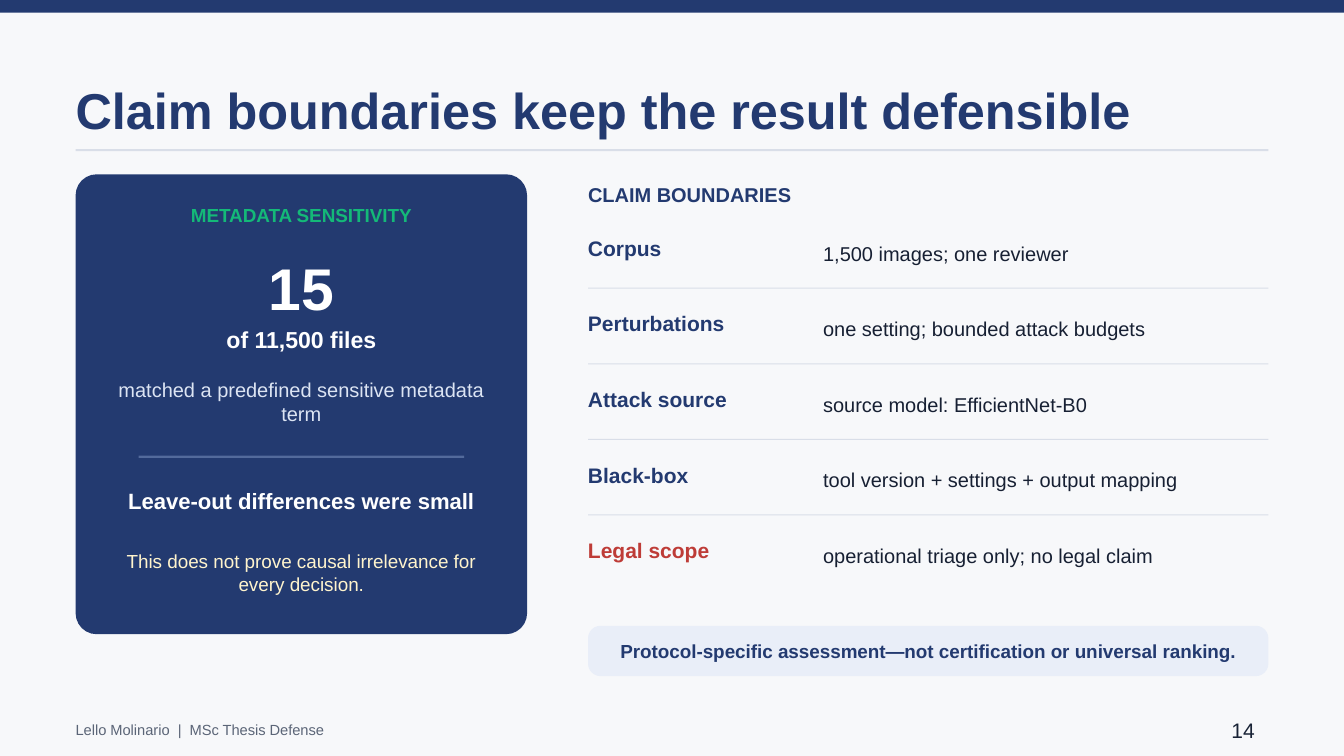
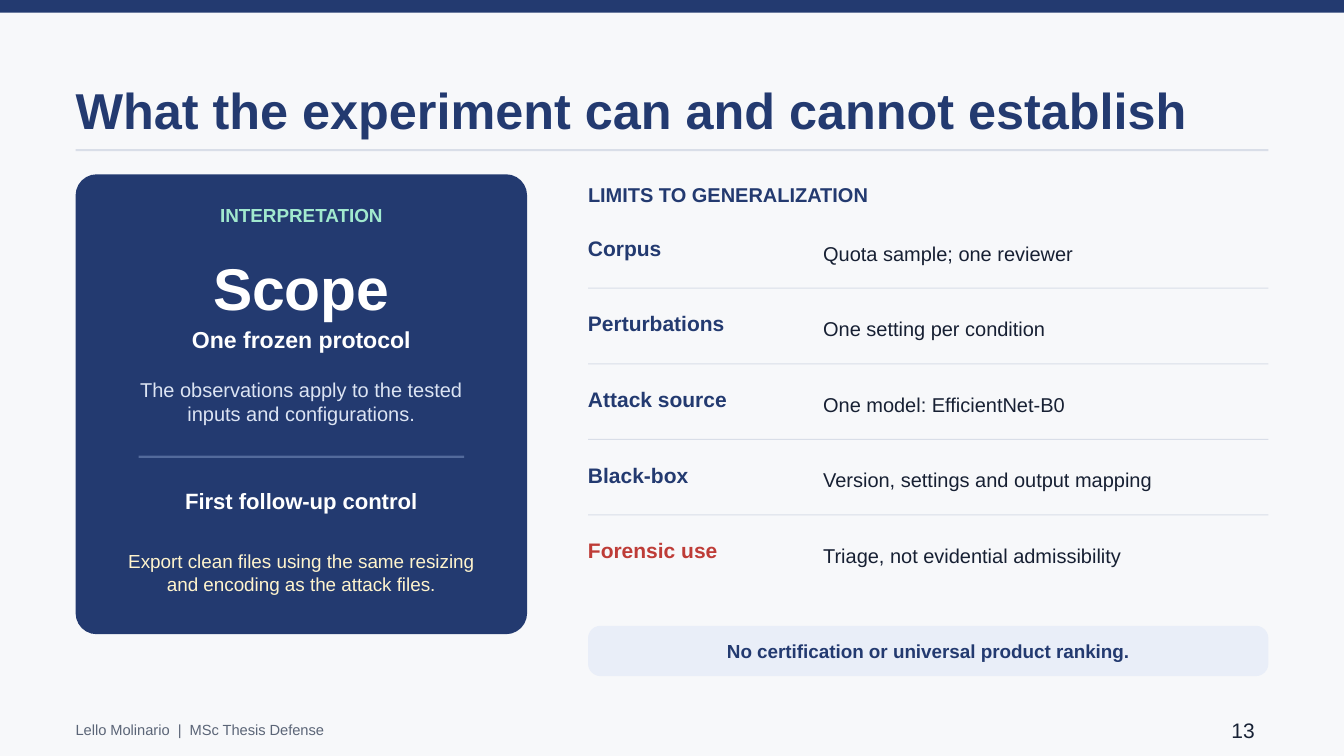
Before and after one commit to lmolinario/Molinario_Thesis_Defense_2026, a slide deck: slide 13 of Molinario_Thesis_Defense_2026.pptx (slide 14 before the commit). Drawn at 1344x756 pixels with LibreOffice and Linux fonts; fonts in the diff are those of the drawing. Boxes give left, top, right and bottom in pixels: in the first picture for what was removed or moved away, otherwise in the second. Text is boxed around its words. In the diff, an @@ line names an element or a change of style, - is before the commit and + after.

```diff
--- a/Molinario_Thesis_Defense_2026.pptx
+++ b/Molinario_Thesis_Defense_2026.pptx
@@ text at (76,92,1186,139): text changed @@
-Claim boundaries keep the result defensible
+What the experiment can and cannot establish
@@ text at (220,209,382,222): text changed; text colour #14B978 to #A1E9CE @@
-METADATA SENSITIVITY
+INTERPRETATION
@@ text at (588,188,868,203): text changed @@
-CLAIM BOUNDARIES
+LIMITS TO GENERALIZATION
@@ text at (213,269,389,322): text changed @@
-15
+Scope
@@ text at (823,246,1073,265): text changed @@
-1,500 images; one reviewer
+Quota sample; one reviewer
@@ text at (823,321,1045,340): text changed @@
-one setting; bounded attack budgets
+One setting per condition
@@ text at (192,331,411,353): text changed @@
-of 11,500 files
+One frozen protocol
@@ text at (140,382,462,425): text changed @@
-matched a predefined sensitive metadata term
+The observations apply to the tested inputs and configurations.
@@ text at (823,397,1065,413): text changed @@
-source model: EfficientNet-B0
+One model: EfficientNet-B0
@@ text at (823,472,1152,491): text changed @@
-tool version + settings + output mapping
+Version, settings and output mapping
@@ text at (185,493,418,514): text changed @@
-Leave-out differences were small
+First follow-up control
@@ text at (128,554,474,595): text changed @@
-This does not prove causal irrelevance for every decision.
+Export clean files using the same resizing and encoding as the attack files.
@@ text at (588,542,717,558): text changed @@
-Legal scope
+Forensic use
@@ text at (823,548,1121,567): text changed @@
-operational triage only; no legal claim
+Triage, not evidential admissibility
@@ text at (727,644,1129,662): text changed @@
-Protocol-specific assessment—not certification or universal ranking.
+No certification or universal product ranking.
@@ text at (1231,723,1254,738): text changed @@
-14
+13
```
Also in this commit, not shown: 18 other slides changed, 1 slide added, 1 slide removed, 1 other file.
